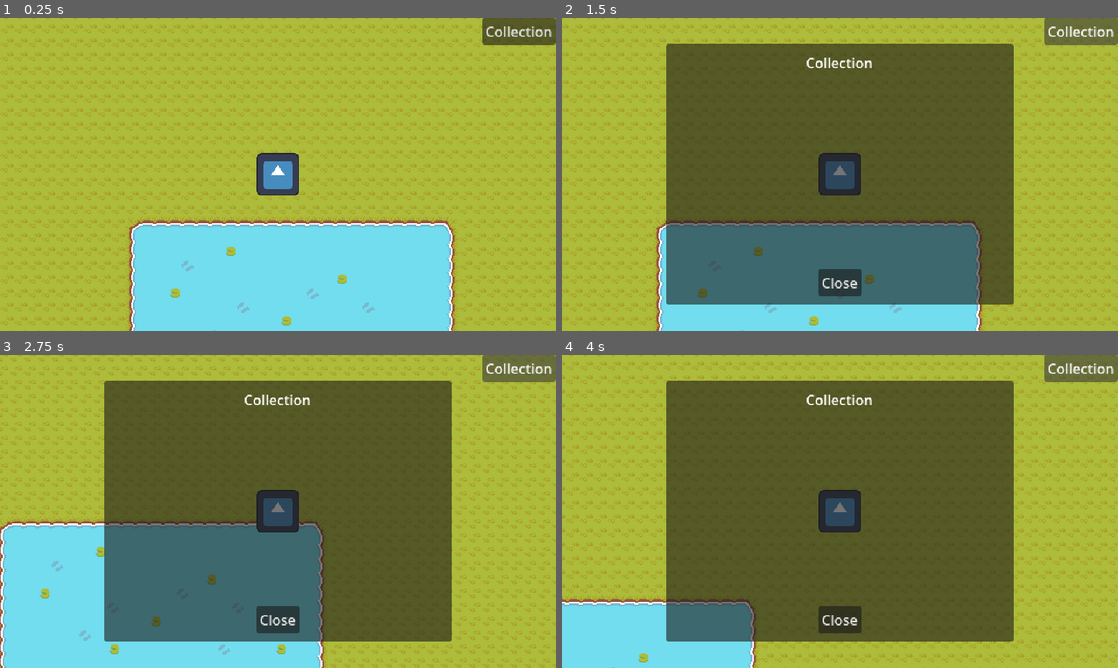
Above: before the commit, frames 1-4 (two rows, left to right).
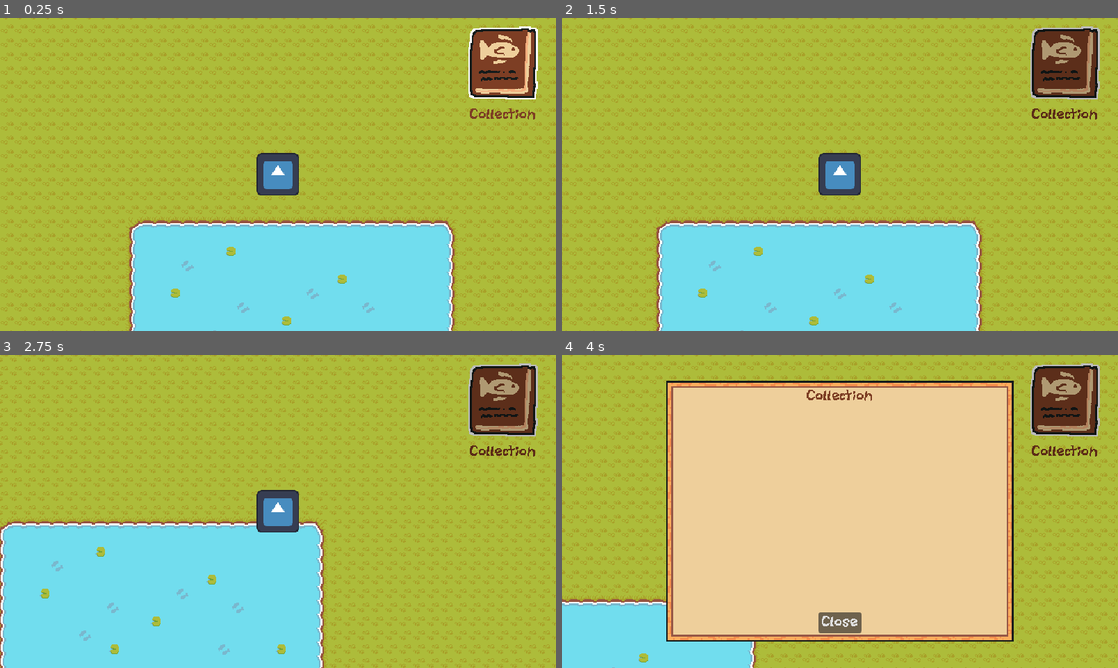
Above: after the commit, the same moments.

Repository: connervolkek/digital-workshop-game-design
Game: Godot game, scene res://Scenes/Main.tscn
Two runs of this game, one before a commit and one after it. Both use one fixed random seed, a clock stepped at 60 frames per second and the inputs below. The engine's default icon, where the game draws it, is replaced by a stand-in: a white triangle on a blue panel in a dark square.
Inputs:
- Up to frame 1 (0.25 s): no input
- Up to frame 2 (1.5 s): click "Collection" at 0.5 s; tap Enter at 1.25 s; hold D (Right) from 1.28 s (still down); tap E (Interact) at 1.35 s
- Up to frame 3 (2.75 s): release D (Right) at 2.03 s; hold S (Down) from 2.03 s (still down); tap E (Interact) at 2.1 s
- Up to frame 4 (4 s): tap Space at 2.75 s; release S (Down) at 2.78 s; hold D (Right) 2.78-3.53 s; tap E (Interact) at 2.85, 3.6 s; hold W (Up) from 3.53 s (still down)

The runs differ from the first frame. In frame 1, 3.6% of the frame differs, in the area x 84-100%, y 0-33%; in frame 2, 56%; in frame 3, 56%; in frame 4, 56%, in the area x 18-100%, y 0-92%.

Commit message:
add theme, font, icon for collection menu

Diff:
--- /dev/null
+++ b/Art/GameTheme.tres
@@ -0,0 +1,7 @@
+[gd_resource type="Theme" format=3 uid="uid://mvjpfb540vfs"]
+
+[ext_resource type="FontFile" uid="uid://jnysgjielee7" path="res://Art/BasicHandwriting.ttf" id="1_n55jk"]
+
+[resource]
+default_font = ExtResource("1_n55jk")
+Label/colors/font_color = Color(0.49019608, 0.24313726, 0.14117648, 1)
--- a/Scenes/CollectionUI.tscn
+++ b/Scenes/CollectionUI.tscn
@@ -1,7 +1,12 @@
 [gd_scene format=3 uid="uid://bsk01gcvlod1c"]
 
 [ext_resource type="Script" uid="uid://ps8tn03aqkfl" path="res://Scripts/CollectionUI.gd" id="1_0pu1y"]
+[ext_resource type="Theme" uid="uid://mvjpfb540vfs" path="res://Art/GameTheme.tres" id="1_t6xdt"]
 [ext_resource type="PackedScene" uid="uid://dcvugke1d08x5" path="res://Scenes/FishCollectionIcon.tscn" id="2_t6xdt"]
+[ext_resource type="Texture2D" uid="uid://wbxtgcolpwh2" path="res://Art/woodframe.png" id="4_ekmq2"]
+[ext_resource type="Texture2D" uid="uid://do6isgpkfwql7" path="res://Art/collection.png" id="4_hpy13"]
+
+[sub_resource type="StyleBoxEmpty" id="StyleBoxEmpty_t3wo7"]
 
 [node name="CollectionUI" type="Control" unique_id=1401526301]
 layout_mode = 3
@@ -10,6 +15,7 @@
 anchor_bottom = 1.0
 grow_horizontal = 2
 grow_vertical = 2
+theme = ExtResource("1_t6xdt")
 script = ExtResource("1_0pu1y")
 fish_collection_icon = ExtResource("2_t6xdt")
 
@@ -18,10 +24,25 @@
 anchors_preset = 1
 anchor_left = 1.0
 anchor_right = 1.0
-offset_left = -8.0
-offset_bottom = 8.0
+offset_left = -111.0
+offset_top = 8.0
+offset_right = -11.0
+offset_bottom = 128.0
 grow_horizontal = 0
+theme_override_colors/font_color = Color(0.49019608, 0.24313726, 0.14117648, 1)
+theme_override_colors/font_focus_color = Color(0.49019608, 0.24313726, 0.14117648, 1)
+theme_override_colors/font_pressed_color = Color(0.49019608, 0.24313726, 0.14117648, 1)
+theme_override_colors/font_hover_color = Color(0.3583605, 0.16993287, 0.09201824, 1)
+theme_override_colors/font_hover_pressed_color = Color(0.49019608, 0.24313726, 0.14117648, 1)
+theme_override_colors/icon_hover_color = Color(0.737193, 0.7371929, 0.7371929, 1)
+theme_override_styles/normal = SubResource("StyleBoxEmpty_t3wo7")
+theme_override_styles/pressed = SubResource("StyleBoxEmpty_t3wo7")
+theme_override_styles/hover = SubResource("StyleBoxEmpty_t3wo7")
+theme_override_styles/hover_pressed = SubResource("StyleBoxEmpty_t3wo7")
 text = "Collection"
+icon = ExtResource("4_hpy13")
+icon_alignment = 1
+vertical_icon_alignment = 0
 
 [node name="PanelContainer" type="PanelContainer" parent="." unique_id=590749025]
 visible = false
@@ -38,6 +59,17 @@
 offset_bottom = 20.0
 grow_horizontal = 2
 grow_vertical = 2
+
+[node name="NinePatchRect" type="NinePatchRect" parent="PanelContainer" unique_id=207770842]
+layout_mode = 2
+texture = ExtResource("4_ekmq2")
+region_rect = Rect2(0, 0, 72, 72)
+patch_margin_left = 9
+patch_margin_top = 9
+patch_margin_right = 9
+patch_margin_bottom = 9
+axis_stretch_horizontal = 1
+axis_stretch_vertical = 1
 
 [node name="MarginContainer" type="MarginContainer" parent="PanelContainer" unique_id=29272571]
 layout_mode = 2
--- a/Scenes/FishingGame.tscn
+++ b/Scenes/FishingGame.tscn
@@ -1,10 +1,25 @@
 [gd_scene format=3 uid="uid://xnwfyupperq3"]
 
 [ext_resource type="Script" uid="uid://tfdd26pdmssa" path="res://Scripts/FishingGame.gd" id="1_5hnkb"]
-[ext_resource type="Texture2D" uid="uid://bbut17ryboqwr" path="res://Art/woodframe.png" id="2_5c2xi"]
+[ext_resource type="Theme" uid="uid://mvjpfb540vfs" path="res://Art/GameTheme.tres" id="1_y25gk"]
+[ext_resource type="Texture2D" uid="uid://wbxtgcolpwh2" path="res://Art/woodframe.png" id="2_5c2xi"]
 [ext_resource type="PackedScene" uid="uid://bp8ss3xuef02s" path="res://Scenes/Fish.tscn" id="2_fish"]
 [ext_resource type="Texture2D" uid="uid://itpsvvg00cv1" path="res://Art/TestImage.png" id="4_0hv4e"]
-[ext_resource type="Texture2D" uid="uid://cs38h0ypkoqk1" path="res://Art/fishingbg.png" id="5_0hv4e"]
+[ext_resource type="Texture2D" uid="uid://bcsere3r7pc7d" path="res://Art/fishingbg.png" id="5_0hv4e"]
+
+[sub_resource type="StyleBoxFlat" id="StyleBoxFlat_n55jk"]
+bg_color = Color(0.8784314, 0.22352941, 0.29803923, 1)
+expand_margin_left = 2.0
+expand_margin_top = 2.0
+expand_margin_right = 2.0
+expand_margin_bottom = 2.0
+
+[sub_resource type="StyleBoxFlat" id="StyleBoxFlat_y25gk"]
+bg_color = Color(0.56078434, 0.24313726, 0.3372549, 1)
+expand_margin_left = 2.0
+expand_margin_top = 2.0
+expand_margin_right = 2.0
+expand_margin_bottom = 2.0
 
 [sub_resource type="StyleBoxFlat" id="StyleBoxFlat_ew6px"]
 bg_color = Color(0.18431373, 0.6, 0.6, 1)
@@ -20,6 +35,7 @@
 offset_bottom = -11.0
 grow_horizontal = 2
 grow_vertical = 2
+theme = ExtResource("1_y25gk")
 script = ExtResource("1_5hnkb")
 
 [node name="OuterPanel" type="PanelContainer" parent="." unique_id=900062610]
@@ -79,6 +95,10 @@
 [node name="CloseButton" type="Button" parent="OuterPanel/MarginContainer/VBoxContainer/Header" unique_id=957278439]
 layout_mode = 2
 focus_mode = 0
+theme_override_styles/normal = SubResource("StyleBoxFlat_n55jk")
+theme_override_styles/pressed = SubResource("StyleBoxFlat_y25gk")
+theme_override_styles/hover = SubResource("StyleBoxFlat_y25gk")
+theme_override_styles/hover_pressed = SubResource("StyleBoxFlat_n55jk")
 text = "X"
 
 [node name="FishingArea" type="PanelContainer" parent="OuterPanel/MarginContainer/VBoxContainer" unique_id=354490212]
--- a/Scripts/CollectionUI.gd
+++ b/Scripts/CollectionUI.gd
@@ -18,7 +18,10 @@
 
 
 func _on_collection_button_pressed():
-	$PanelContainer.show()
+	if $PanelContainer.visible:
+		$PanelContainer.hide()
+	else:
+		$PanelContainer.show()
 	pass # Replace with function body.
 
 
--- a/project.godot
+++ b/project.godot
@@ -27,6 +27,10 @@
 window/stretch/mode="viewport"
 window/stretch/aspect="expand"
 mouse_cursor/custom_image="uid://dfg2mre4rvdi5"
+
+[gui]
+
+theme/custom_font="uid://jnysgjielee7"
 
 [input]
 
Binary file added: Art/BasicHandwriting.ttf
Not shown, added: Art/BasicHandwriting.ttf.import
Binary file added: Art/collection.png
Not shown, added: Art/collection.png.import
